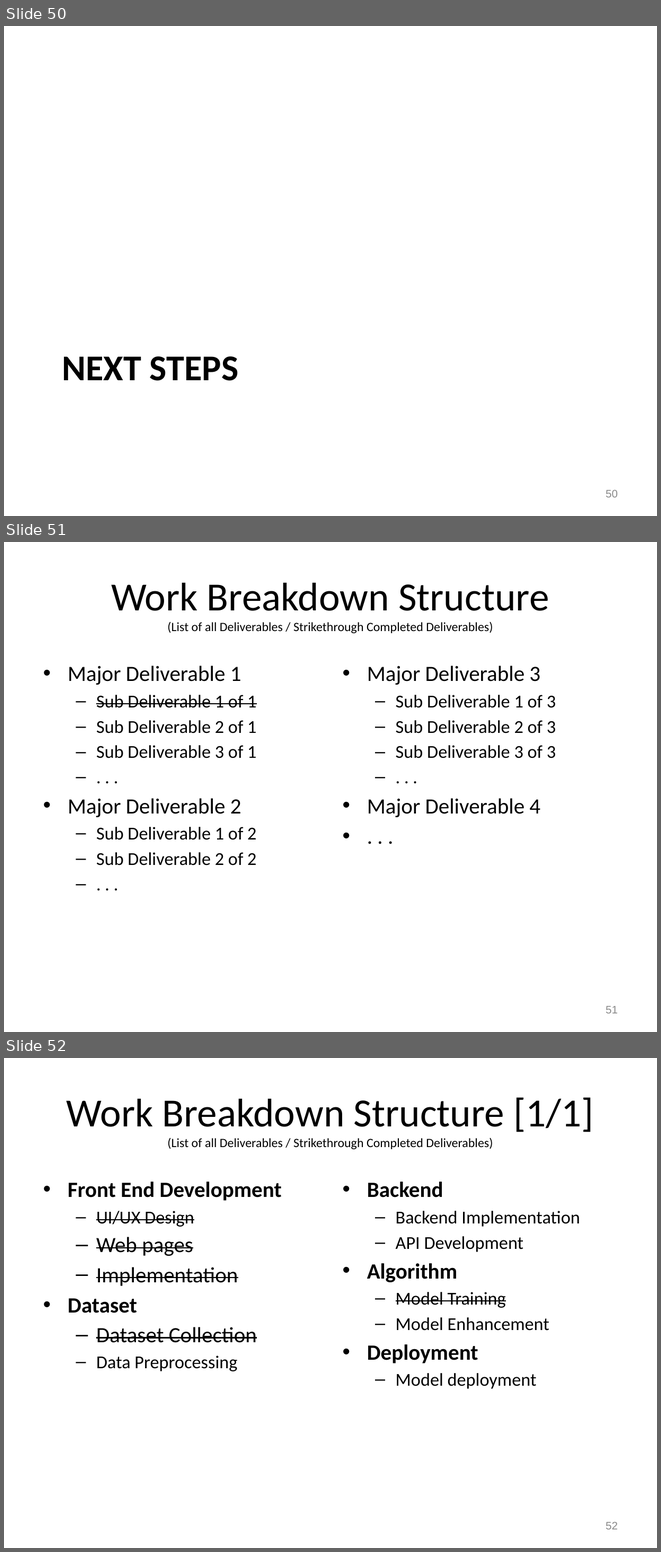
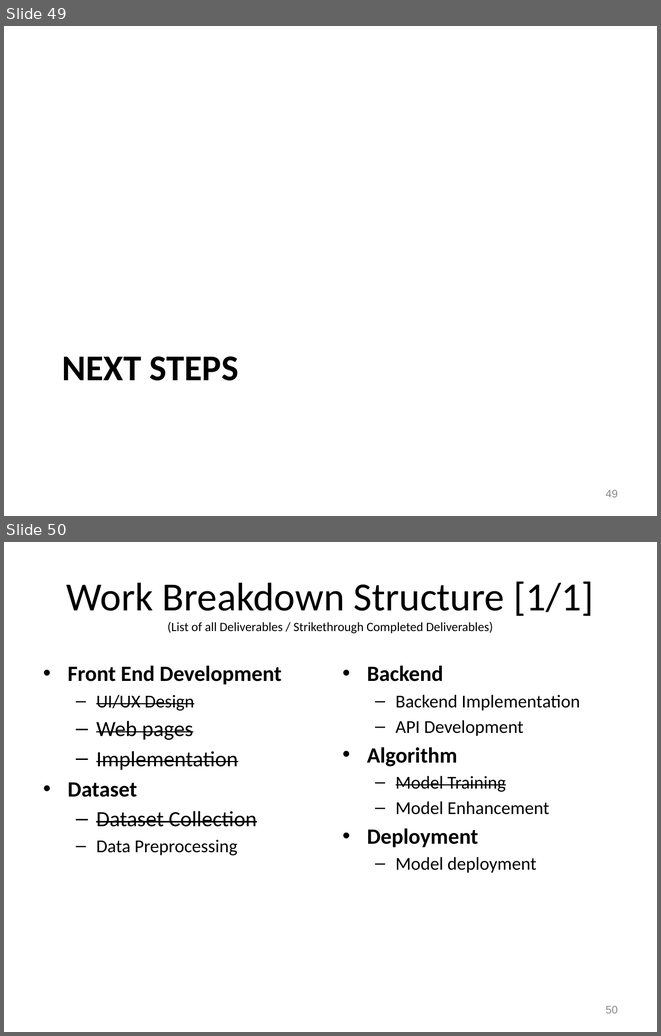
Before and after one commit to Waleedk6/TumorVision, a slide deck: FYP-1_present_(1)[1].pptx. Shown one above the other, each under a label of ours: slides 50, 51 and 52 before the commit, slides 49 and 50 after it. The pictures are 661x1552 and 661x1036 pixels, drawn with LibreOffice and Linux fonts; fonts in the diff are those of the drawing; background and template pictures are left out. Boxes give left, top, right and bottom in pixels: in the first picture for what was removed or moved away, otherwise in the second. Text is boxed around its words. In the diff, an @@ line names an element or a change of style, - is before the commit and + after.

```diff
--- a/FYP-1_present_(1)[1].pptx
+++ b/FYP-1_present_(1)[1].pptx
@@ slide 51 removed at [4, 542, 657, 1032], background picture (left out) @@
@@ title removed at [111, 582, 549, 633] @@
-Work Breakdown Structure
-(List of all Deliverables / Strikethrough Completed Deliverables)
@@ text removed at [68, 665, 256, 865] @@
-• Major Deliverable 1
-  – Sub Deliverable 1 of 1
-  – Sub Deliverable 2 of 1
-  – Sub Deliverable 3 of 1
-  – . . .
-• Major Deliverable 2
-  – Sub Deliverable 1 of 2
-  – Sub Deliverable 2 of 2
-  – . . .
@@ text removed at [367, 665, 556, 817] @@
-• Major Deliverable 3
-  – Sub Deliverable 1 of 3
-  – Sub Deliverable 2 of 3
-  – Sub Deliverable 3 of 3
-  – . . .
-• Major Deliverable 4
-• . . .
@@ page number removed at [606, 1006, 618, 1013] @@
-51
@@ what was slide 50 is now slide 49 @@
@@ page number at [606, 490, 618, 497]: text changed @@
-50
+49
@@ what was slide 52 is now slide 50 @@
@@ page number at [606, 1006, 618, 1013]: text changed @@
-52
+50
```
Also in this commit, not shown: 2 slides changed, 1 other slide removed, 1 other file.
